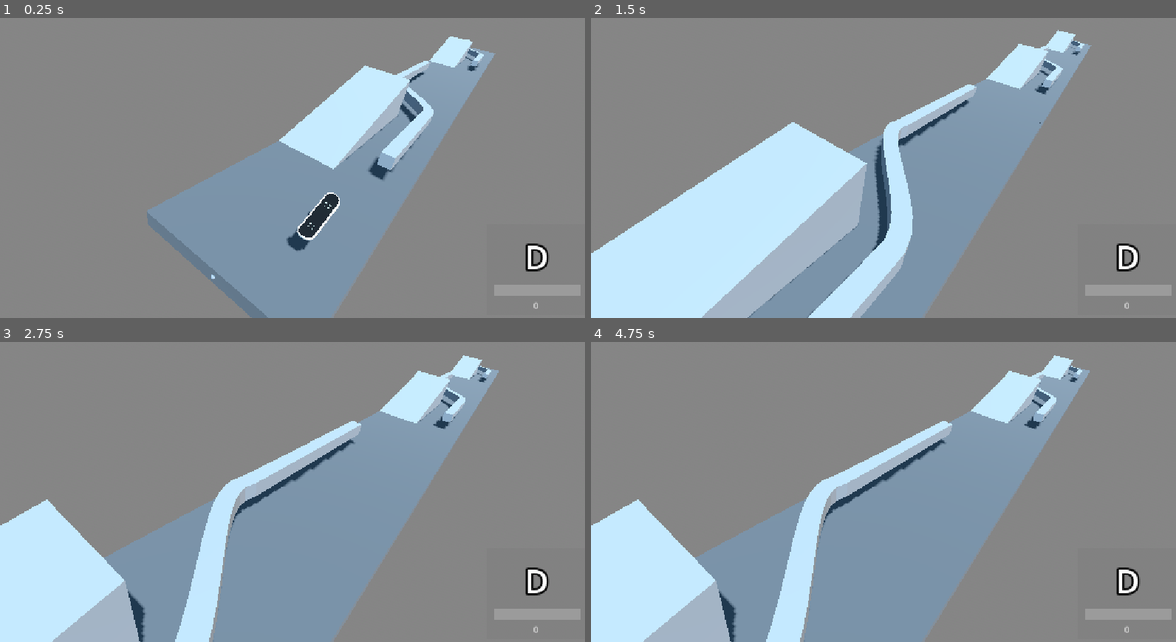
Above: before the commit, frames 1-4 (two rows, left to right).
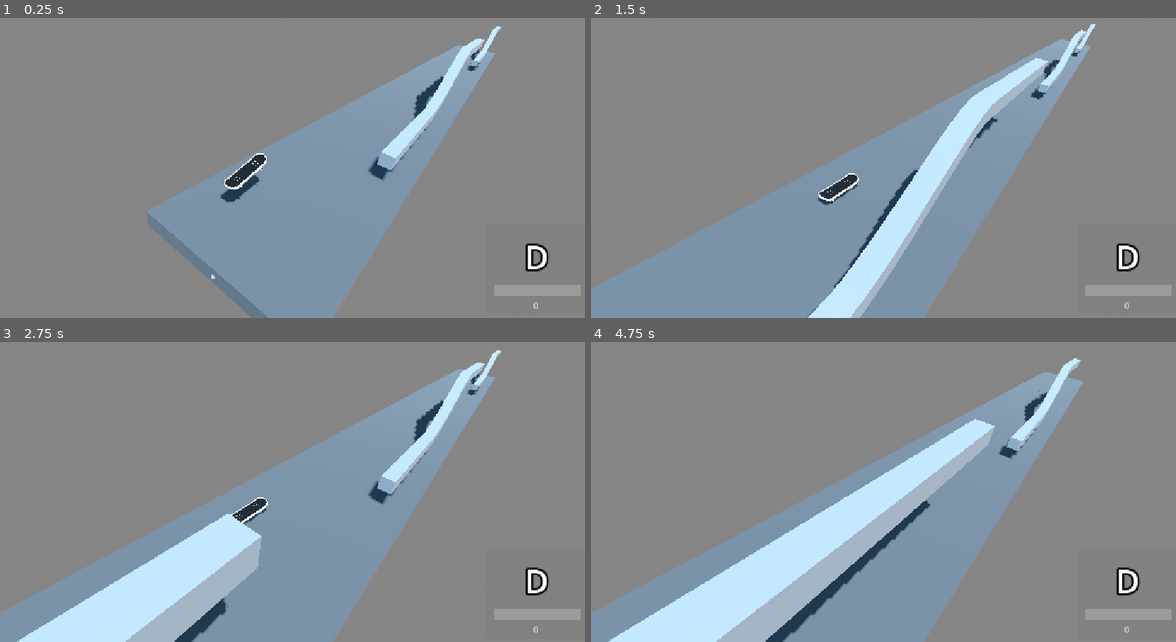
Above: after the commit, the same moments.

Repository: SlyZ1/ludum60
Game: Godot game, scene res://scenes/skate_prototype.tscn
Same seed, same stepped clock (60 frames per second), same inputs: the game is played once before the commit and once after it.
Inputs:
- Up to frame 1 (0.25 s): no input
- Up to frame 2 (1.5 s): hold N (B) 0.53-1.28 s; tap R (R) at 0.8, 1.35 s
- Up to frame 3 (2.75 s): tap V (V) at 1.55 s; hold V (V) from 2.03 s (still down); tap N (B) at 2.3 s
- Up to frame 4 (4.75 s): release V (V) at 2.78 s; tap N (B) at 2.85, 4.55 s; tap R (R) at 3.05 s; hold F (F) 3.53-4.28 s; tap V (V) at 3.8 s; tap H (H) at 4.35 s

The runs differ from the first frame. In frame 1, 6.6% of the frame differs, in the area x 37-86%, y 2-78%; in frame 2, 26%, in the area x 0-87%, y 1-100%; in frame 3, 19%; in frame 4, 22%.

Commit message:
Update ramp under threshold

Diff:
--- a/prefabs/skate.tscn
+++ b/prefabs/skate.tscn
@@ -15,10 +15,10 @@
 metallic_specular = 0.51
 
 [sub_resource type="BoxShape3D" id="BoxShape3D_tnd71"]
-size = Vector3(1.575, 0.865, 6.205)
+size = Vector3(1.575, 0.865, 5.835)
 
 [sub_resource type="BoxShape3D" id="BoxShape3D_q1d6x"]
-size = Vector3(1.55, 1.145, 3.385)
+size = Vector3(1.55, 1.145, 3.45)
 
 [node name="SkateNode" type="Node3D" unique_id=38373150 node_paths=PackedStringArray("capteur_back", "capteur_front", "capteur_mesh", "capteur_ground", "mesh_instance")]
 transform = Transform3D(-4.371139e-08, 0, 1, 0, 1, 0, -1, 0, -4.371139e-08, 0, 0, 0)
@@ -30,13 +30,13 @@
 mesh_instance = NodePath("Skate")
 
 [node name="CapteurFront" type="ShapeCast3D" parent="." unique_id=251090142]
-transform = Transform3D(0.44470334, 0, -0.01623308, 0, 0.4449999, 0, 0.01623308, 0, 0.44470334, 0.015574996, 0, 0.88999975)
+transform = Transform3D(0.44470334, 0, -0.01623308, 0, 0.4449999, 0, 0.01623308, 0, 0.44470334, 0.015574941, 0, 2.1507378)
 visible = false
 shape = SubResource("SphereShape3D_tnd71")
 target_position = Vector3(0, 0, 0)
 
 [node name="CapteurBack" type="ShapeCast3D" parent="." unique_id=491530469]
-transform = Transform3D(0.44492567, 0, -0.008117892, 0, 0.44499993, 0, 0.008117892, 0, 0.44492567, 3.5527137e-15, 0, -0.88999975)
+transform = Transform3D(0.44492567, 0, -0.008117892, 0, 0.44499993, 0, 0.008117892, 0, 0.44492567, 5.1708295e-08, 0, -2.0729475)
 visible = false
 shape = SubResource("SphereShape3D_tnd71")
 target_position = Vector3(0, 0, 0)
--- a/scripts/anim_controller.gd
+++ b/scripts/anim_controller.gd
@@ -77,7 +77,7 @@
 		#return false
 	var dy: float = parent.global_position.y - zyt.y
 	var dz: float = abs(parent.global_position.z - zyt.x)
-	if dz <= rail_z_thresh and dy <= rail_y_thresh:
+	if dz <= rail_z_thresh and dy <= rail_y_thresh and dy >= -2:
 		return zyt.z
 	else:
 		return -INF
@@ -237,7 +237,7 @@
 		and (lane_tween == null or !lane_tween.is_valid() or !lane_tween.is_running())
 		and not current_rail
 	):
-		if parent.global_position.z < 0: _on_go_left()
+		if parent.global_position.z <= 0: _on_go_left()
 		else: _on_go_right()
 
 	var current_rotation: Quaternion = rail_pose
--- /dev/null
+++ b/scripts/ground_particles.gd
@@ -0,0 +1,15 @@
+extends CPUParticles3D
+
+@export var skate: Node3D
+
+# Called when the node enters the scene tree for the first time.
+func _ready() -> void:
+	pass # Replace with function body.
+
+
+# Called every frame. 'delta' is the elapsed time since the previous frame.
+func _process(delta: float) -> void:
+	emitting = skate.is_grounded()
+	initial_velocity_min = MapLoader.s_speed.length() * 1.5
+	initial_velocity_max = MapLoader.s_speed.length() * 1.5
+	#mat.direction = Vector3(-1, 0, 0)
--- a/sections/section_rail.tscn
+++ b/sections/section_rail.tscn
@@ -19,17 +19,10 @@
 [sub_resource type="Curve3D" id="Curve3D_lwk0x"]
 bake_interval = 0.1
 _data = {
-"points": PackedVector3Array(0, 0, 0, 2.69, 0, 0, -9.5, 0, 3, -2.411, 0, 0, 2.411, 0, 0.192, 1.5, 0, 3, -2.573, 0, -1.036, 2.573, 0, 0, 11.535, 0, -3, -1.78, 0, 0, 1.5, 0, 0, 26.512, 0, -3),
+"points": PackedVector3Array(0, 0, 0, 2.69, 0, 0, -9.5, 0, 3, -2.411, 0, 0, 2.411, 0, 0.192, 1.5, 0, 3, -2.573, 0, 0, 2.573, 0, 0, 11.535, 5, 3, -1.78, 0, 0, 1.5, 0, 0, 26.512, 5, 3),
 "tilts": PackedFloat32Array(0, 0, 0, 0)
 }
 point_count = 4
-
-[sub_resource type="PrismMesh" id="PrismMesh_lwk0x"]
-left_to_right = 1.0
-size = Vector3(2, 4, 5)
-
-[sub_resource type="ConcavePolygonShape3D" id="ConcavePolygonShape3D_8l0xq"]
-data = PackedVector3Array(1, 2, 2.5, 1, -2, 2.5, -1, -2, 2.5, 1, 2, -2.5, -1, -2, -2.5, 1, -2, -2.5, 1, 2, 2.5, 1, 2, -2.5, 1, -2, 2.5, 1, 2, -2.5, 1, -2, -2.5, 1, -2, 2.5, 1, 2, -2.5, 1, 2, 2.5, -1, -2, -2.5, 1, 2, 2.5, -1, -2, 2.5, -1, -2, -2.5, -1, -2, 2.5, 1, -2, 2.5, -1, -2, -2.5, 1, -2, 2.5, 1, -2, -2.5, -1, -2, -2.5)
 
 [node name="StraightBase" type="MeshInstance3D" unique_id=1808011952 node_paths=PackedStringArray("snap_back", "snap_front", "rails")]
 transform = Transform3D(1, 0, 0, 0, 1, 0, 0, 0, 1, 0, -2.7696276, 0)
@@ -77,12 +70,3 @@
 path_continuous_u = false
 path_u_distance = 0.1
 path_joined = false
-
-[node name="Ramp" type="MeshInstance3D" parent="." unique_id=171679891]
-transform = Transform3D(7.179515, 0, 0, 0, 1, 0, 0, 0, 1, -7.172, 2.4452295, -2.5)
-mesh = SubResource("PrismMesh_lwk0x")
-
-[node name="StaticBody3D" type="StaticBody3D" parent="Ramp" unique_id=1542885025]
-
-[node name="CollisionShape3D" type="CollisionShape3D" parent="Ramp/StaticBody3D" unique_id=18211685]
-shape = SubResource("ConcavePolygonShape3D_8l0xq")
Not shown, added: scripts/ground_particles.gd.uid
Not shown, added: prefabs/skate.tscn2478269398.tmp
Not shown, added: prefabs/skate.tscn2484983901.tmp
Not shown, added: prefabs/skate.tscn2489841598.tmp
